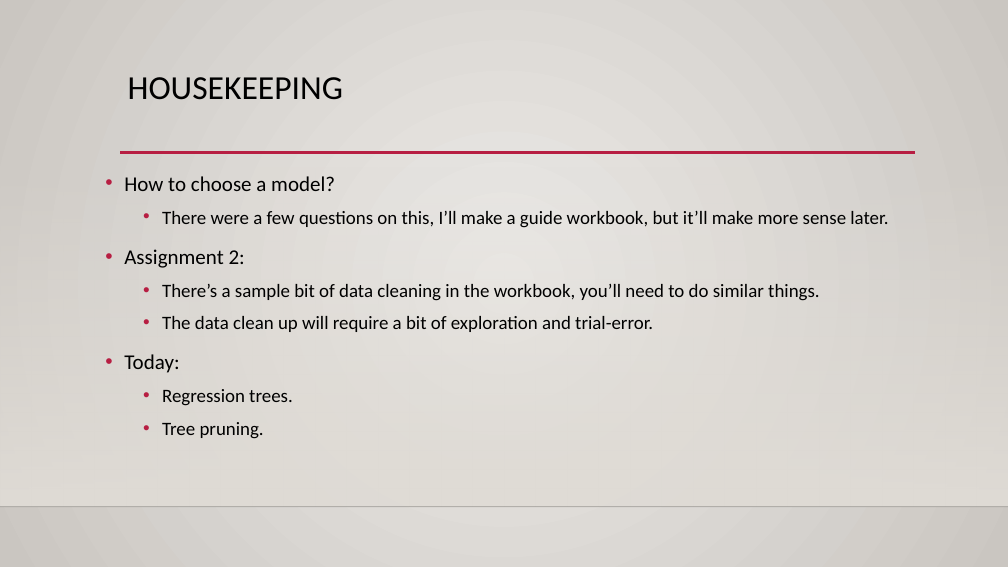
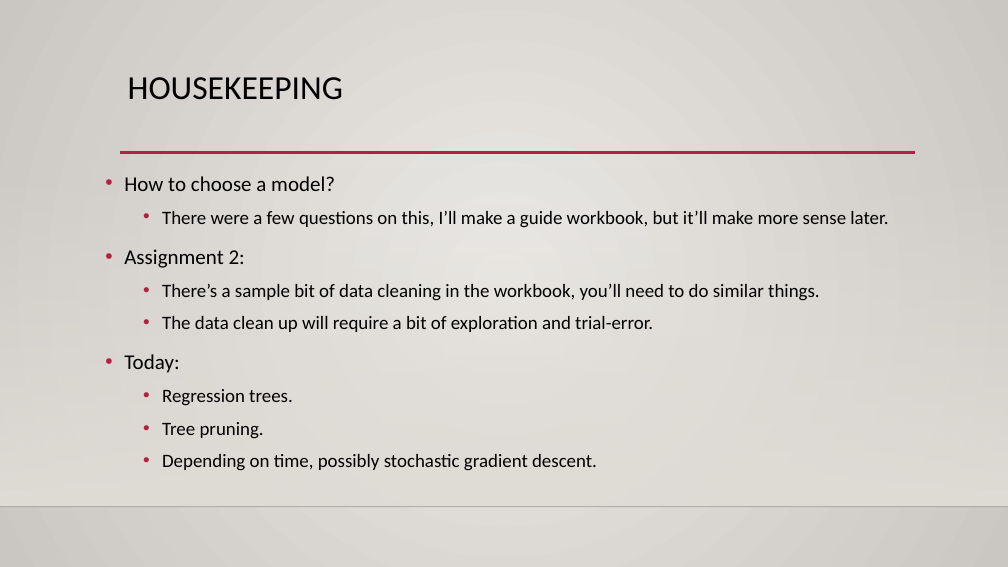
Before and after one commit to eshabasharat/Intro_to_Machine_Learning_Student_Workbooks, a slide deck: slide 1 of reference_content/Slides/regression_trees.pptx. Drawn at 1008x567 pixels with LibreOffice and Linux fonts; fonts in the diff are those of the drawing; background and template pictures are left out. Boxes give left, top, right and bottom in pixels: in the first picture for what was removed or moved away, otherwise in the second. Text is boxed around its words. In the diff, an @@ line names an element or a change of style, - is before the commit and + after.

```diff
--- a/reference_content/Slides/regression_trees.pptx
+++ b/reference_content/Slides/regression_trees.pptx
@@ text at (x1=162, y1=454, x2=597, y2=471): paragraph added @@
+  • Depending on time, possibly stochastic gradient descent.
```
Also in this commit, not shown: 3 other files.
